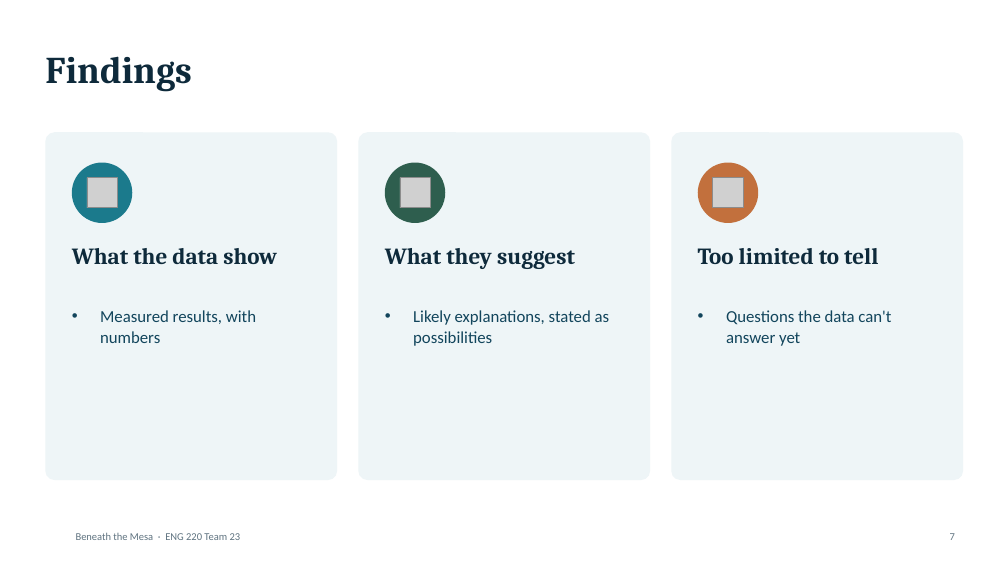
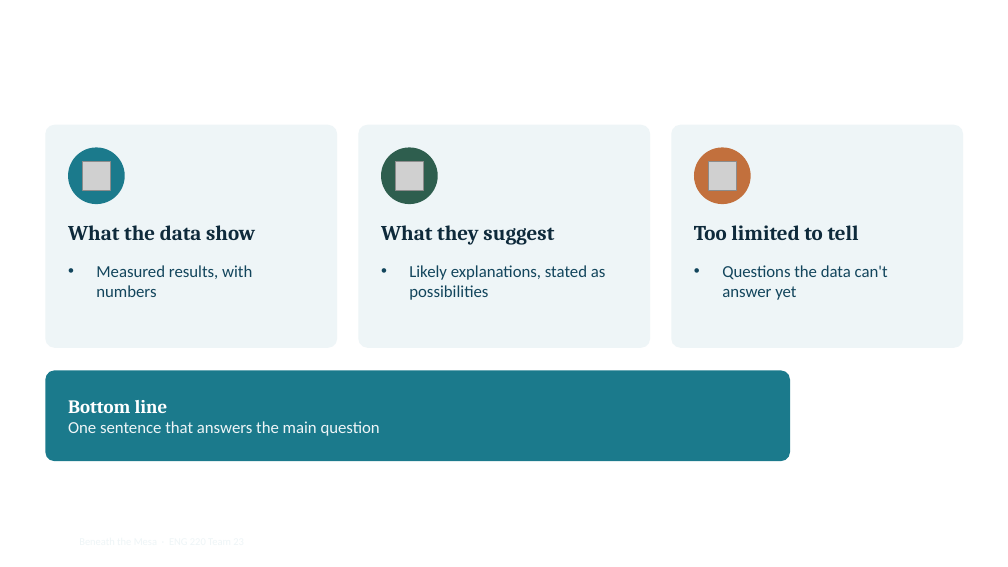
Before and after one commit to pdjordj11/eng_220_aquifer_project, a slide deck: slide 7 of docs/files/beneath_the_mesa_slides.pptx. Drawn at 1008x567 pixels with LibreOffice and Linux fonts; fonts in the diff are those of the drawing; grey boxes stand for pictures; background and template pictures are left out. Boxes give left, top, right and bottom in pixels: in the first picture for what was removed or moved away, otherwise in the second. Text is boxed around its words. In the diff, an @@ line names an element or a change of style, - is before the commit and + after.

Commit message:
Update slides: option A design with camera circle

```diff
--- a/docs/files/beneath_the_mesa_slides.pptx
+++ b/docs/files/beneath_the_mesa_slides.pptx
@@ title "Findings": place and size @@
-title "Findings" at [45, 56, 192, 91]
+title "Findings" at [45, 15, 650, 83]
@@ title "Findings" at [45, 15, 650, 83]: text colour #0E2A3B to #FFFFFF @@
@@ rounded rectangle: place and size @@
-rounded rectangle at [45, 132, 337, 480]
+rounded rectangle at [45, 125, 337, 348]
@@ rounded rectangle: place and size @@
-rounded rectangle at [358, 132, 650, 480]
+rounded rectangle at [358, 125, 650, 348]
@@ proportions changed in 3 elements at [45, 125, 337, 348], [358, 125, 650, 348], [671, 125, 963, 348] @@
@@ rounded rectangle: place and size @@
-rounded rectangle at [671, 132, 963, 480]
+rounded rectangle at [671, 125, 963, 348]
@@ 3 pictures, 3 ellipses: place and size @@
-3 pictures, 3 ellipses at [72, 163, 758, 223]
+3 pictures, 3 ellipses at [68, 147, 751, 204]
@@ text "What the data show": place and size @@
-text "What the data show" at [72, 248, 277, 264]
+text "What the data show" at [68, 225, 255, 240]
@@ text "What they suggest": place and size @@
-text "What they suggest" at [385, 248, 575, 269]
+text "What they suggest" at [381, 225, 554, 245]
@@ size 22 to 20 pt in 3 elements at [68, 225, 255, 240], [381, 225, 554, 245], [694, 225, 859, 240] @@
@@ text "Too limited to tell": place and size @@
-text "Too limited to tell" at [698, 248, 878, 264]
+text "Too limited to tell" at [694, 225, 859, 240]
@@ text "Measured results, with numbers": place and size @@
-text "Measured results, with numbers" at [100, 310, 256, 343]
+text "Measured results, with numbers" at [96, 265, 252, 297]
@@ text "Likely explanations, stated as possibilities": place and size @@
-text "Likely explanations, stated as possibilities" at [413, 310, 610, 346]
+text "Likely explanations, stated as possibilities" at [409, 265, 606, 300]
@@ less space between paragraphs in 3 elements at [96, 265, 252, 297], [409, 265, 606, 300], [722, 265, 888, 300] @@
@@ text "Questions the data can't answer ...": place and size @@
-text "Questions the data can't answer ..." at [726, 310, 891, 346]
+text "Questions the data can't answer ..." at [722, 265, 888, 300]
@@ rounded rectangle added at [45, 371, 790, 461], fill #1B7A8C @@
@@ text added at [68, 400, 380, 436], 16 pt, text #EEF5F7 @@
+Bottom line
+One sentence that answers the main question
@@ text "Beneath the Mesa · ENG ..." at [256, 421, 279, 433]: text colour #5F7380 to #EEF5F7 @@
@@ page number: place and size @@
-page number at [950, 533, 955, 540]
+page number at [45, 529, 76, 554]
@@ page number at [45, 529, 76, 554]: text colour #5F7380 to #FFFFFF, bold on; alignment right to left @@
```
Also in this commit, not shown: 6 other slides changed, 1 other file.
